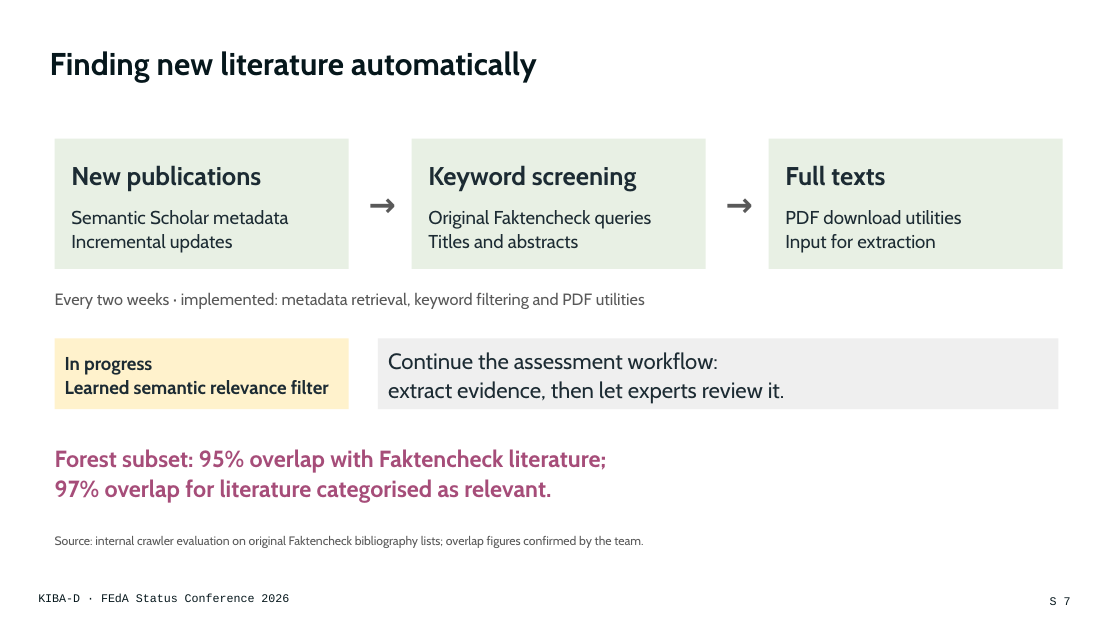
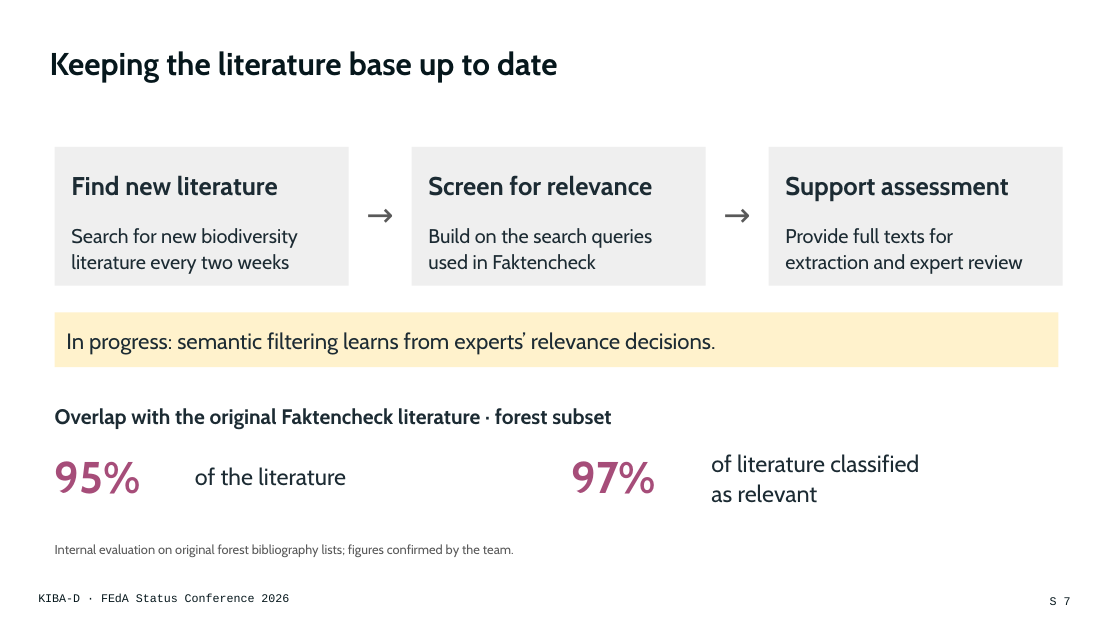
Before and after one commit to DFKI-NLP/kibad-llm, a slide deck: slide 7 of presentations/2026_feda_status_conference/KIBA-D_FEdA2026_Keynote.pptx. Drawn at 1120x630 pixels with LibreOffice and Linux fonts; fonts in the diff are those of the drawing. Boxes give left, top, right and bottom in pixels: in the first picture for what was removed or moved away, otherwise in the second. Text is boxed around its words. In the diff, an @@ line names an element or a change of style, - is before the commit and + after.

```diff
--- a/presentations/2026_feda_status_conference/KIBA-D_FEdA2026_Keynote.pptx
+++ b/presentations/2026_feda_status_conference/KIBA-D_FEdA2026_Keynote.pptx
@@ title at bbox=[50, 51, 557, 82]: text changed @@
-Finding new literature automatically
+Keeping the literature base up to date
@@ rectangle: place and size @@
-rectangle at bbox=[55, 139, 349, 269]
+rectangle at bbox=[55, 147, 349, 286]
@@ rectangle: place and size @@
-rectangle at bbox=[412, 139, 706, 269]
+rectangle at bbox=[412, 147, 706, 286]
@@ fill #E8F0E4 to #EFEFEF in 3 elements at bbox=[55, 147, 349, 286], bbox=[412, 147, 706, 286], bbox=[769, 147, 1063, 286] @@
@@ rectangle: place and size @@
-rectangle at bbox=[769, 139, 1063, 269]
+rectangle at bbox=[769, 147, 1063, 286]
@@ text at bbox=[71, 175, 278, 196]: text changed @@
-New publications
+Find new literature
@@ text at bbox=[428, 175, 652, 196]: text changed @@
-Keyword screening
+Screen for relevance
@@ text at bbox=[785, 176, 1009, 201]: text changed @@
-Full texts
+Support assessment
@@ text "→": place and size @@
-text "→" at bbox=[357, 176, 408, 227]
+text "→" at bbox=[357, 193, 403, 231]
@@ text "→" at bbox=[357, 193, 403, 231]: bold off @@
@@ text "→" at bbox=[714, 193, 760, 231]: bold off @@
@@ text "→": place and size @@
-text "→" at bbox=[714, 176, 765, 227]
+text "→" at bbox=[714, 193, 760, 231]
@@ text at bbox=[71, 228, 298, 274]: text changed; size 16 to 17 pt @@
-Semantic Scholar metadata
-Incremental updates
+Search for new biodiversity
+literature every two weeks
@@ text at bbox=[428, 228, 653, 270]: text changed; size 16 to 17 pt @@
-Original Faktencheck queries
-Titles and abstracts
+Build on the search queries
+used in Faktencheck
@@ text at bbox=[785, 228, 1023, 274]: text changed; size 16 to 17 pt @@
-PDF download utilities
-Input for extraction
+Provide full texts for
+extraction and expert review
@@ rectangle "In progress: semantic filtering learns ...": place and size @@
-rectangle "In progress: semantic filtering learns ..." at bbox=[55, 292, 645, 309]
+rectangle "In progress: semantic filtering learns ..." at bbox=[55, 313, 1059, 367]
@@ rectangle "In progress: semantic filtering learns ..." at bbox=[55, 313, 1059, 367]: fill none to #FFF2CC @@
@@ rectangle removed at bbox=[55, 339, 349, 409] @@
-In progress
-Learned semantic relevance filter
@@ text in rectangle at bbox=[66, 332, 715, 355]: text changed; size 14 to 19 pt; text colour #595959 to #1C2B33 @@
-Every two weeks · implemented: metadata retrieval, keyword filtering and PDF utilities
+In progress: semantic filtering learns from experts’ relevance decisions.
@@ rectangle removed at bbox=[378, 339, 1059, 409] @@
-Continue the assessment workflow:
-extract evidence, then let experts review it.
@@ text added at bbox=[55, 408, 611, 430], 18 pt, text #1C2B33, bold @@
+Overlap with the original Faktencheck literature · forest subset
@@ text added at bbox=[55, 461, 141, 494], 38 pt, text #A64D79, bold @@
+95%
@@ text at bbox=[195, 467, 346, 486]: text changed; text colour #A64D79 to #1C2B33; bold off @@
-Forest subset: 95% overlap with Faktencheck literature;
-97% overlap for literature categorised as relevant.
+of the literature
@@ text added at bbox=[571, 461, 656, 494], 38 pt, text #A64D79, bold @@
+97%
@@ text added at bbox=[711, 454, 919, 503], 20 pt, text #1C2B33 @@
+of literature classified
+as relevant
@@ text at bbox=[55, 544, 514, 557]: text changed; size 10.5 to 11 pt @@
-Source: internal crawler evaluation on original Faktencheck bibliography lists; overlap figures confirmed by the team.
+Internal evaluation on original forest bibliography lists; figures confirmed by the team.
```
Also in this commit, not shown: 15 other slides changed, 1 other file.
